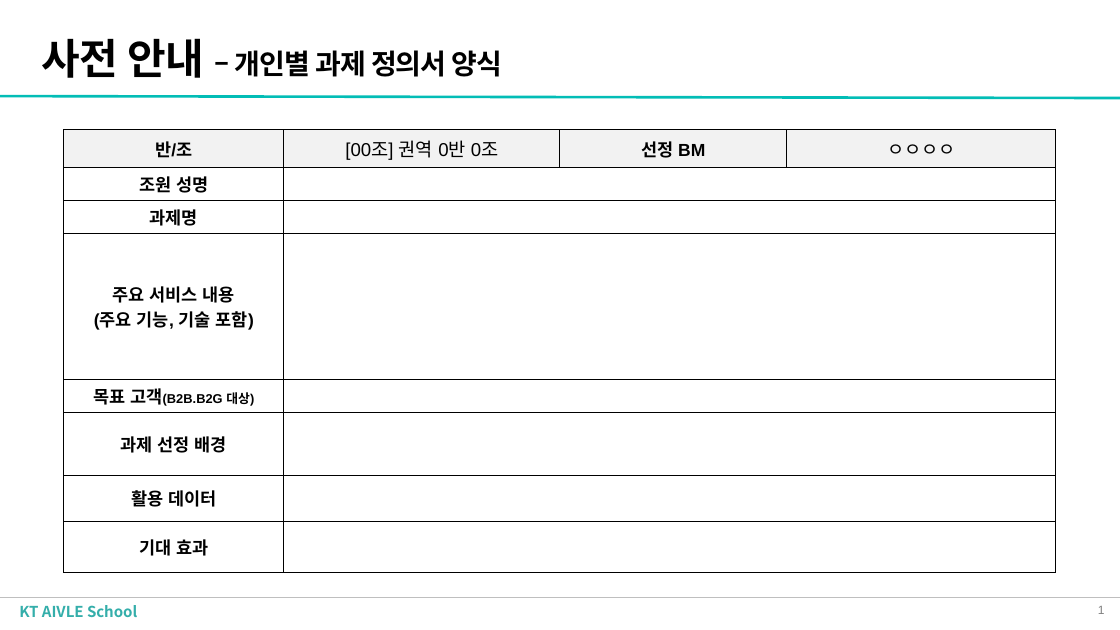
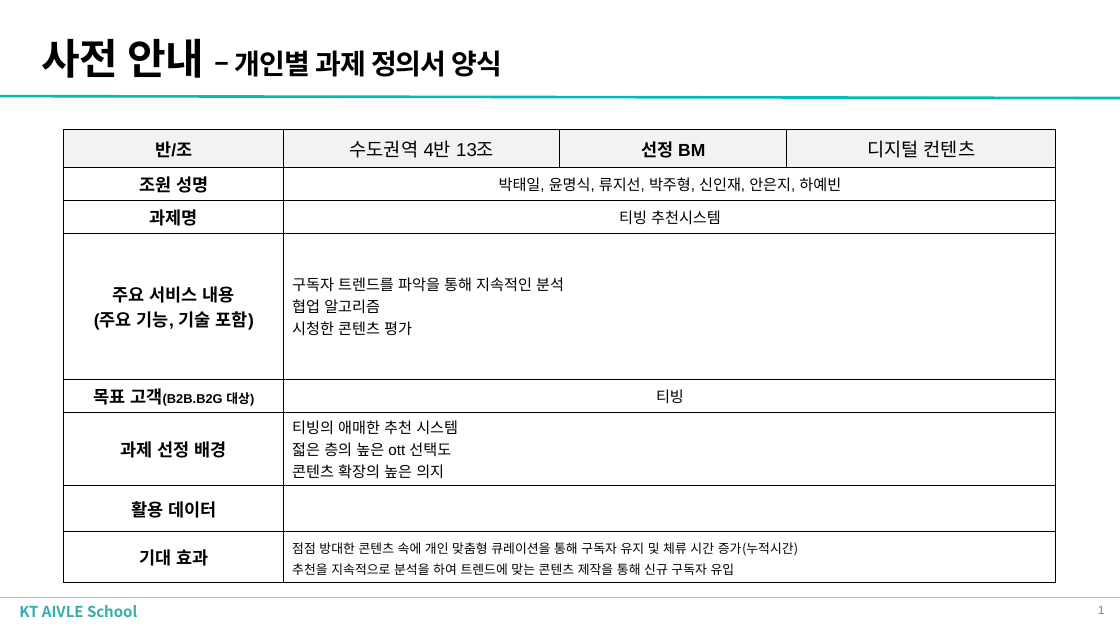
Before and after one commit to YY2mk/KT_aivle, a slide deck: slide 1 of 포트폴리오/주차별/빅프로젝트/DX_빅프로젝트 설명회/개인별 과제 정의서_DX_0조_석지혜.pptx. Drawn at 1120x630 pixels with LibreOffice and Linux fonts; fonts in the diff are those of the drawing; background and template pictures are left out. Boxes give left, top, right and bottom in pixels: in the first picture for what was removed or moved away, otherwise in the second. Text is boxed around its words. In the diff, an @@ line names an element or a change of style, - is before the commit and + after.

```diff
--- a/포트폴리오/주차별/빅프로젝트/DX_빅프로젝트 설명회/개인별 과제 정의서_DX_0조_석지혜.pptx
+++ b/포트폴리오/주차별/빅프로젝트/DX_빅프로젝트 설명회/개인별 과제 정의서_DX_0조_석지혜.pptx
@@ table at [64,129,1057,579] @@
-row 1, column 2: [00조] 권역 0반 0조
+row 1, column 2: 수도권역 4반 13조
-row 1, column 4: ㅇㅇㅇㅇ
+row 1, column 4: 디지털 컨텐츠
-row 2, column 2: 
+row 2, column 2: 박태일, 윤명식, 류지선, 박주형, 신인재, 안은지, 하예빈
-row 3, column 2: 
+row 3, column 2: 티빙 추천시스템
-row 4, column 2: 
+row 4, column 2: 구독자 트렌드를 파악을 통해 지속적인 분석 / 협업 알고리즘 / 시청한 콘텐츠 평가
-row 5, column 2: 
+row 5, column 2: 티빙
-row 6, column 2: 
+row 6, column 2: 티빙의 애매한 추천 시스템 / 젋은 층의 높은 ott 선택도 / 콘텐츠 확장의 높은 의지
-row 8, column 2: 
+row 8, column 2: 점점 방대한 콘텐츠 속에 개인 맞춤형 큐레이션을 통해 구독자 유지 및 체류 시간 증가(누적시간) 추천을 지속적으로 분석을 하여 트렌드에 맞는 콘텐츠 제작을 통해 신규 구독자 유입
```
Also in this commit, not shown: 11 other files.
